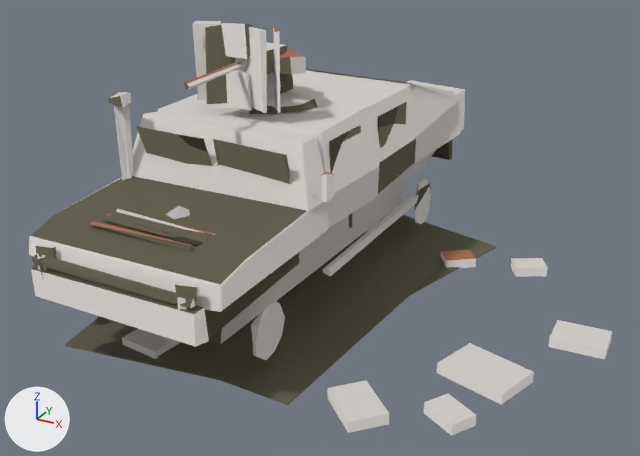
Before and after pictures for a commit that changed the FBX model entregas/teo-modelado/restos-k8-7nov/SM_RestosVamtac_v0_LOD0.fbx.
Both versions are drawn from a camera (50 mm lens) standing at (5.25, -8.59, 4.93) and looking at (0.78, -0.46, 0.87). The lights are fixed; the arrows at lower left show +X, +Y and +Z. The older version comes first. Where no turn or scale is listed for an object, it has been applied to the vertices.

Names of what the first picture shows: 'SM_bloques.restos_vamtac_v0_LOD0' and 1 more.
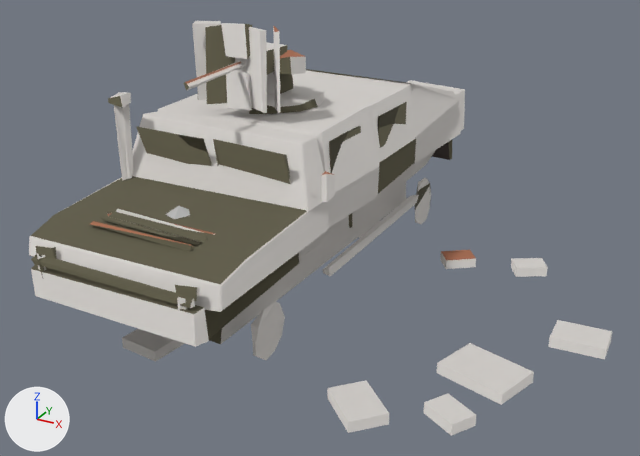
Where the change shows, as pixel boxes [x1, y1, x2, y2] in the pictures (640 x 456 px):
part 1 of me_sm_bloques_restos_vamtac_v0_lod0_001, deleted
    before: [99, 231, 456, 405]
part 2 of me_sm_bloques_restos_vamtac_v0_lod0_001, deleted
    before: [380, 211, 496, 295]
part 3 of me_sm_bloques_restos_vamtac_v0_lod0_001, deleted
    before: [65, 230, 399, 380]

Patch to the scene script:
```diff
--- a/entregas/teo-modelado/restos-k8-7nov/SM_RestosVamtac_v0_LOD0.fbx.py
+++ b/entregas/teo-modelado/restos-k8-7nov/SM_RestosVamtac_v0_LOD0.fbx.py
@@ me_sm_bloques_restos_vamtac_v0_lod0_001 @@
 # used by ob_sm_bloques_restos_vamtac_v0_lod0; location = (0.0, 0.0, 0.0)
-me_sm_bloques_restos_vamtac_v0_lod0_001.from_pydata(...)  # 669 vertices, 684 faces; spans x -1.6..4.03, y -3.14..3.42, z 0.0..3.19
+me_sm_bloques_restos_vamtac_v0_lod0_001.from_pydata(...)  # 645 vertices, 666 faces; spans x -1.36..4.03, y -3.14..3.42, z 0.0..3.19
+# me_sm_bloques_restos_vamtac_v0_lod0_001 part 1: the loose piece of 8 vertices spanning x -0.84..1.79, y -2.58..1.55, z 0.02..0.04 is deleted
+# me_sm_bloques_restos_vamtac_v0_lod0_001 part 2: the loose piece of 8 vertices spanning x -1.26..2.17, y -2.13..2.46, z 0.0..0.02 is deleted
+# me_sm_bloques_restos_vamtac_v0_lod0_001 part 3: the loose piece of 8 vertices spanning x -1.6..1.43, y -2.78..1.63, z 0.01..0.03 is deleted
 me_sm_bloques_restos_vamtac_v0_lod0_001.materials.append(mat_mat_paleta32)
```
